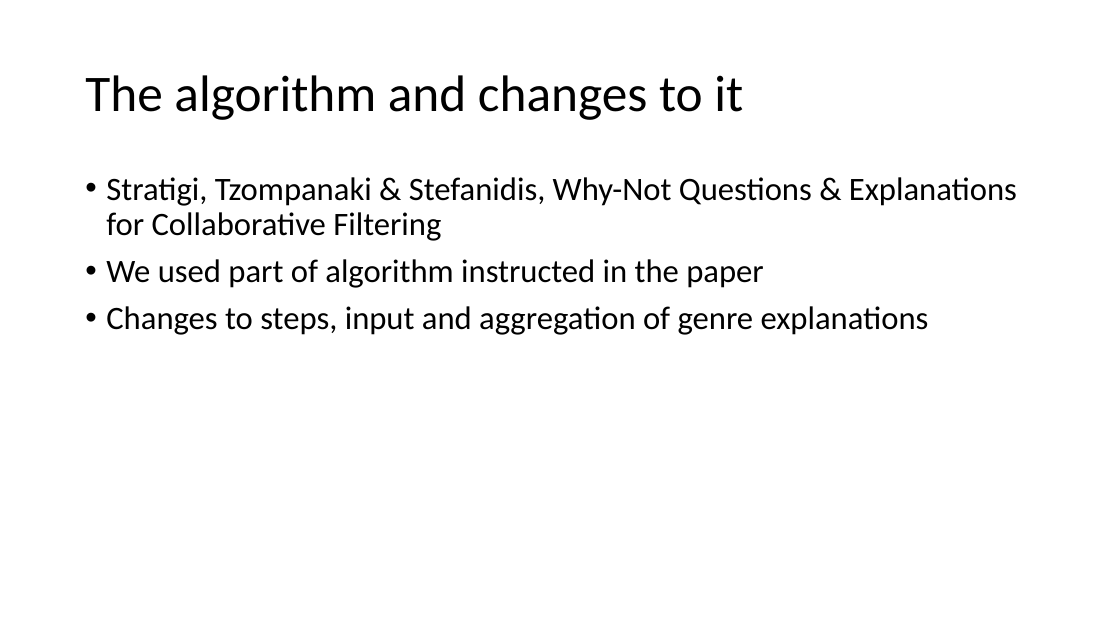
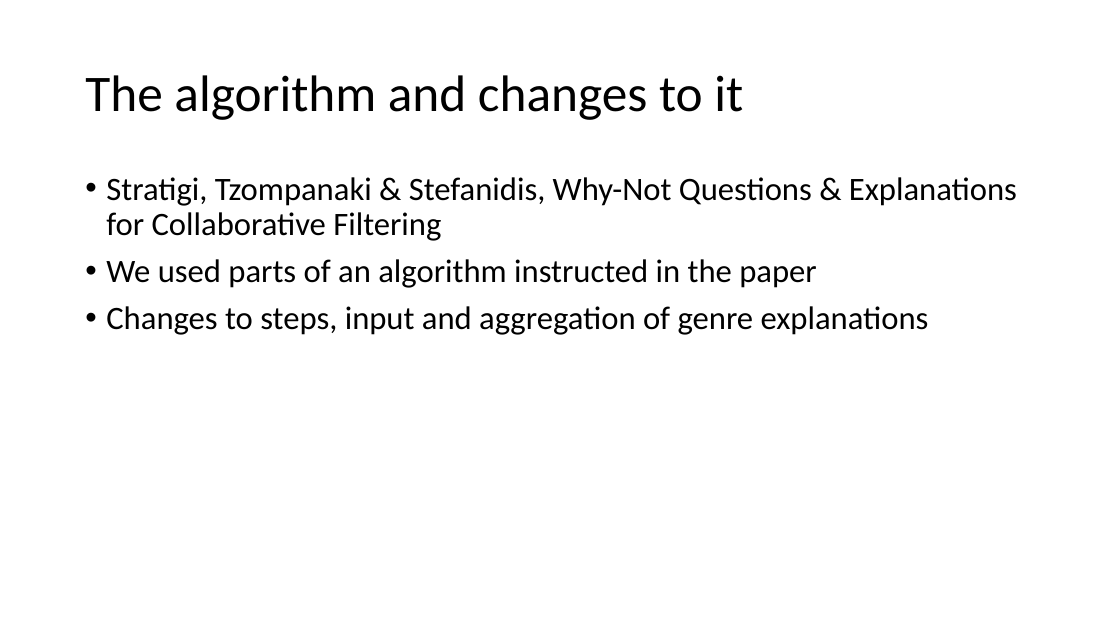
Before and after one commit to Tuumis/recommendeSystems, a slide deck: slide 2 of Explanations.pptx. Drawn at 1120x630 pixels with LibreOffice and Linux fonts; fonts in the diff are those of the drawing. Boxes give left, top, right and bottom in pixels: in the first picture for what was removed or moved away, otherwise in the second. Text is boxed around its words. In the diff, an @@ line names an element or a change of style, - is before the commit and + after.

```diff
--- a/Explanations.pptx
+++ b/Explanations.pptx
@@ text at [106, 259, 817, 288]: text changed @@
-• We used part of algorithm instructed in the paper
+• We used parts of an algorithm instructed in the paper
```
Also in this commit, not shown: 1 other slide changed.
